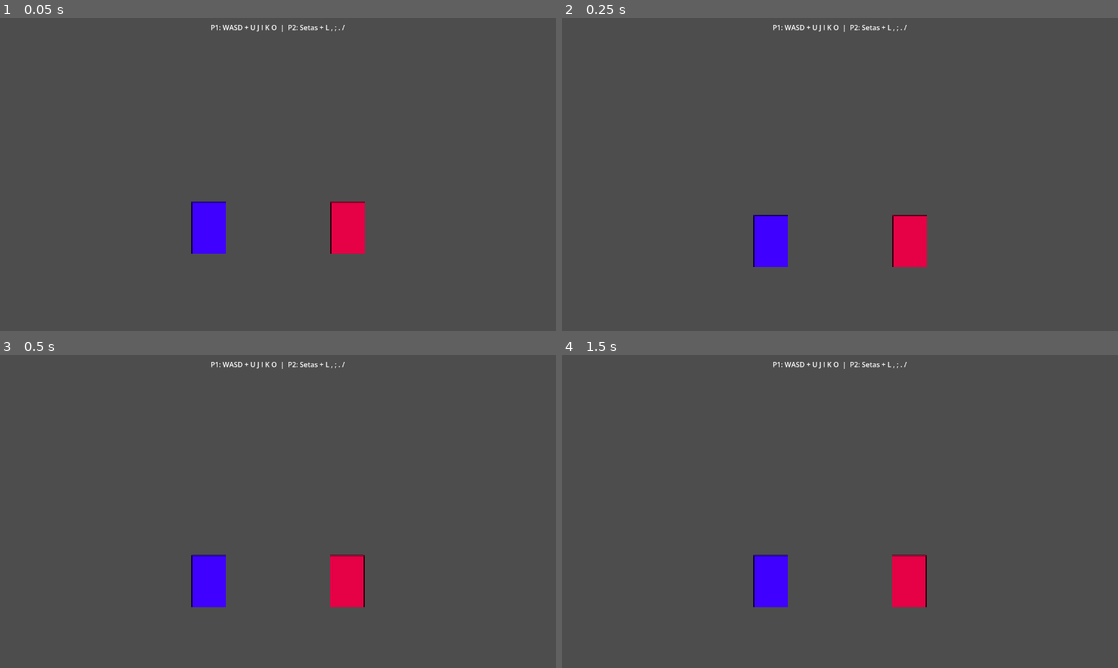
Above: before the commit, frames 1-4 (two rows, left to right).
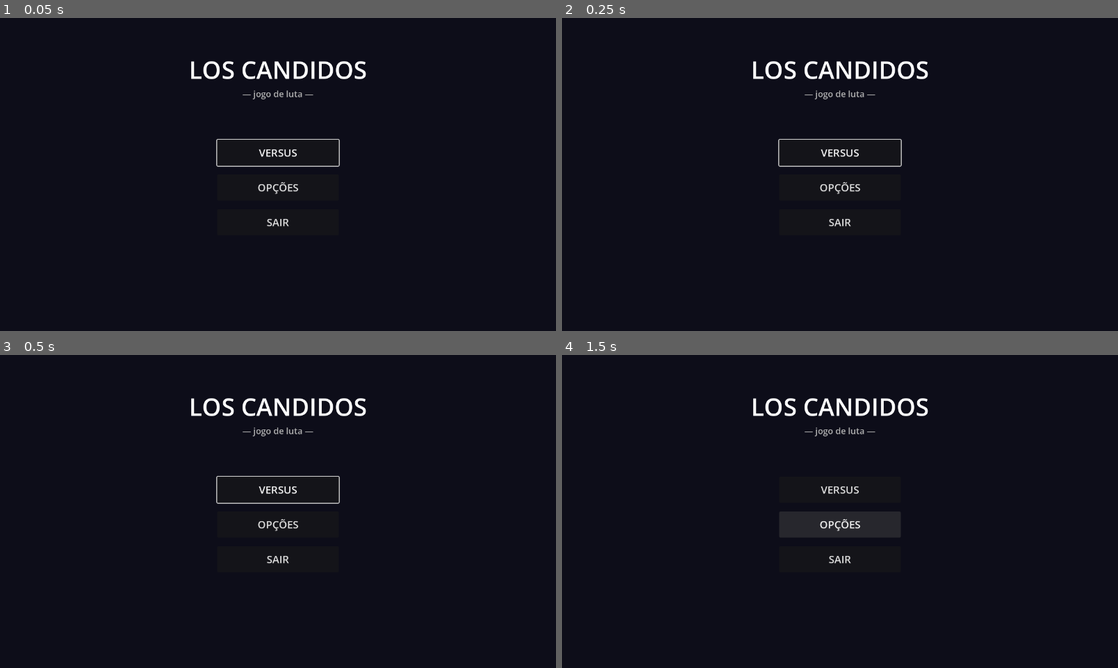
Above: after the commit, the same moments.

Repository: ARTvl32/Jogo-da-Firma
Game: Godot game, scene res://scenes/menus/MenuPrincipal.tscn
Two runs of this game, one before a commit and one after it. Both use one fixed random seed, a clock stepped at 60 frames per second and the inputs below. Before the commit the project starts from res://scenes/main/Main.tscn.
Inputs (mouse positions are in pixels of both pictures, inside the frame that each line leads up to):
- Up to frame 1 (0.05 s): no input
- Up to frame 2 (0.25 s): no input
- Up to frame 3 (0.5 s): no input
- Up to frame 4 (1.5 s): click (840, 489) at 0.5 s, where only the run after the commit has a clickable "VERSUS"; click (840, 524) at 1.25 s, where only the run after the commit has a clickable "OPÇÕES"

The runs differ from the first frame. In frame 1, 100% of the frame differs, in the area x 0-100%, y 0-100%; in frame 2, 100%; in frame 3, 100%; in frame 4, 100%.

Commit message:
feat(parte-9): menu principal funcional
Cria MenuPrincipal.gd e MenuPrincipal.tscn com botões Versus, Opções
e Sair. Define como cena principal do projeto (substitui Main.tscn).
Versus navega para SelecaoPersonagem (PARTE 10).

Diff:
--- a/project.godot
+++ b/project.godot
@@ -16,7 +16,7 @@
 
 config/name="Los Candidos"
 config/description="Jogo de luta 2D arcade em pixel art"
-run/main_scene="res://scenes/main/Main.tscn"
+run/main_scene="res://scenes/menus/MenuPrincipal.tscn"
 config/features=PackedStringArray("4.6", "GL Compatibility")
 config/icon="res://icon.svg"
 
--- /dev/null
+++ b/scenes/menus/MenuPrincipal.tscn
@@ -0,0 +1,73 @@
+[gd_scene format=3 uid="uid://cmenuprincipal1"]
+
+[ext_resource type="Script" path="res://scripts/menus/MenuPrincipal.gd" id="1_menu"]
+
+[node name="MenuPrincipal" type="Control"]
+layout_mode = 3
+anchors_preset = 15
+anchor_right = 1.0
+anchor_bottom = 1.0
+script = ExtResource("1_menu")
+
+[node name="Background" type="ColorRect" parent="."]
+layout_mode = 1
+anchors_preset = 15
+anchor_right = 1.0
+anchor_bottom = 1.0
+color = Color(0.05, 0.05, 0.10, 1)
+
+[node name="TituloLabel" type="Label" parent="."]
+layout_mode = 1
+anchors_preset = 5
+anchor_left = 0.5
+anchor_right = 0.5
+offset_left = -300.0
+offset_top = 80.0
+offset_right = 300.0
+offset_bottom = 160.0
+text = "LOS CANDIDOS"
+horizontal_alignment = 1
+theme_override_font_sizes/font_size = 56
+
+[node name="SubtituloLabel" type="Label" parent="."]
+layout_mode = 1
+anchors_preset = 5
+anchor_left = 0.5
+anchor_right = 0.5
+offset_left = -300.0
+offset_top = 160.0
+offset_right = 300.0
+offset_bottom = 200.0
+text = "— jogo de luta —"
+horizontal_alignment = 1
+theme_override_font_sizes/font_size = 20
+modulate = Color(0.7, 0.7, 0.7, 1)
+
+[node name="VBoxContainer" type="VBoxContainer" parent="."]
+layout_mode = 1
+anchors_preset = 5
+anchor_left = 0.5
+anchor_right = 0.5
+offset_left = -140.0
+offset_top = 280.0
+offset_right = 140.0
+offset_bottom = 460.0
+theme_override_constants/separation = 20
+
+[node name="BotaoVersus" type="Button" parent="VBoxContainer"]
+layout_mode = 2
+custom_minimum_size = Vector2(280, 60)
+text = "VERSUS"
+theme_override_font_sizes/font_size = 24
+
+[node name="BotaoOpcoes" type="Button" parent="VBoxContainer"]
+layout_mode = 2
+custom_minimum_size = Vector2(280, 60)
+text = "OPÇÕES"
+theme_override_font_sizes/font_size = 24
+
+[node name="BotaoSair" type="Button" parent="VBoxContainer"]
+layout_mode = 2
+custom_minimum_size = Vector2(280, 60)
+text = "SAIR"
+theme_override_font_sizes/font_size = 24
--- /dev/null
+++ b/scripts/menus/MenuPrincipal.gd
@@ -0,0 +1,20 @@
+extends Control
+
+@onready var botao_versus: Button = $VBoxContainer/BotaoVersus
+@onready var botao_opcoes: Button = $VBoxContainer/BotaoOpcoes
+@onready var botao_sair: Button = $VBoxContainer/BotaoSair
+
+func _ready() -> void:
+	botao_versus.pressed.connect(_on_versus)
+	botao_opcoes.pressed.connect(_on_opcoes)
+	botao_sair.pressed.connect(_on_sair)
+	botao_versus.grab_focus()
+
+func _on_versus() -> void:
+	GameManager.ir_para_selecao()
+
+func _on_opcoes() -> void:
+	print("[Menu] Opções — não implementado na v0.1")
+
+func _on_sair() -> void:
+	get_tree().quit()
